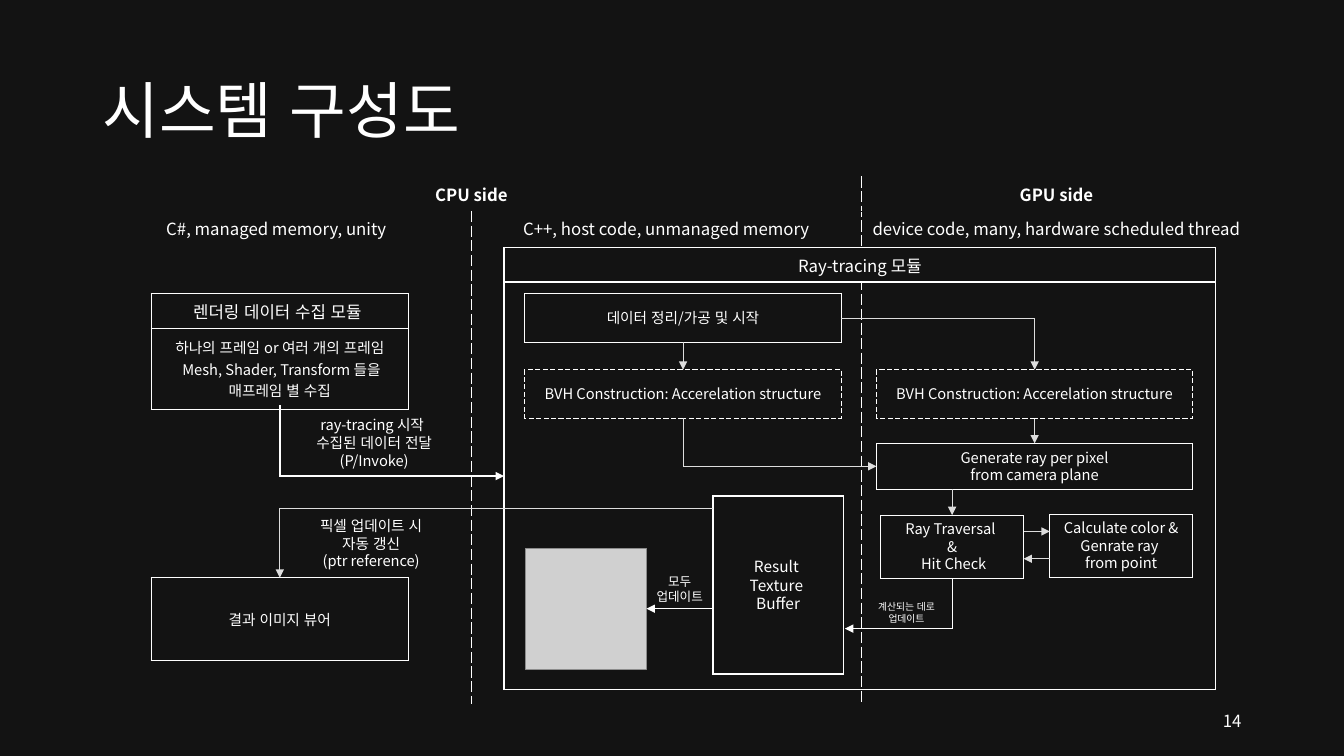
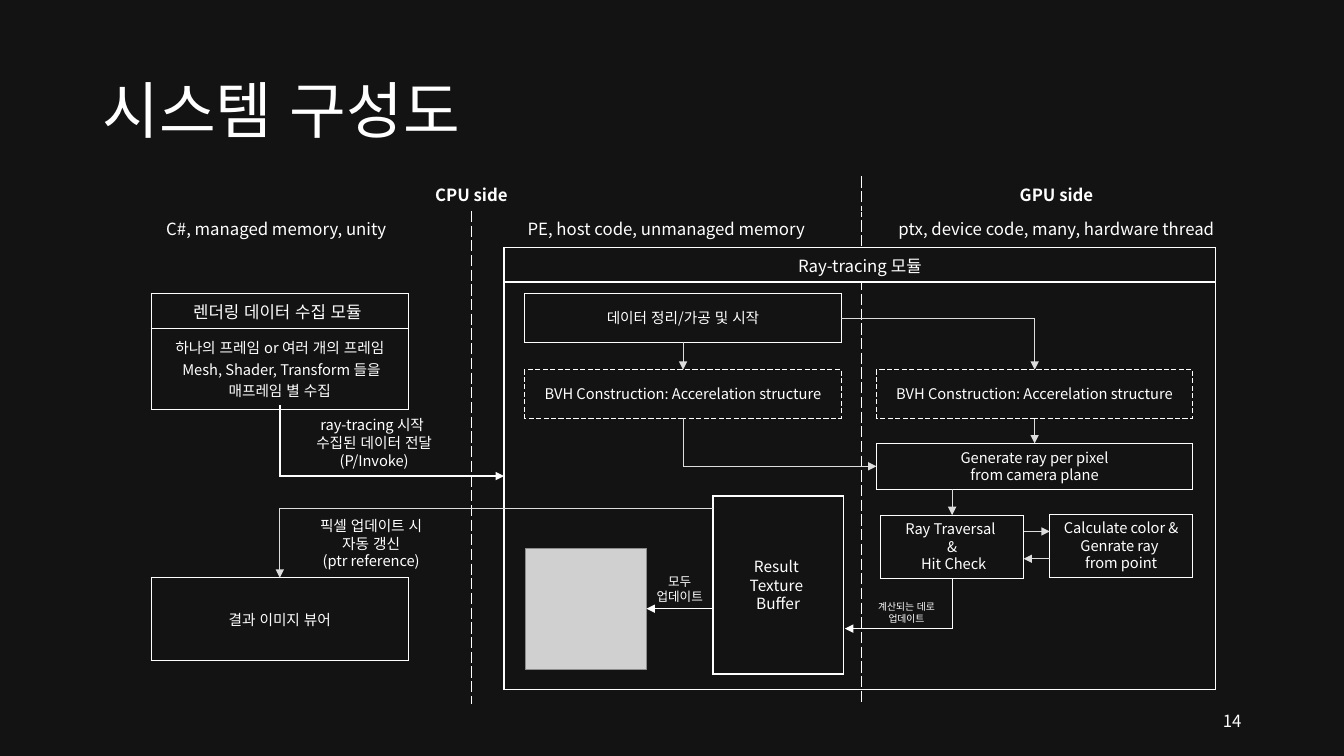
Before and after one commit to SEETHELGIHT/CapstonePlanning, a slide deck: slide 14 of doc/GPU-Accelerated_Ray_Tracing.pptx. Drawn at 1344x756 pixels with LibreOffice and Linux fonts; fonts in the diff are those of the drawing; grey boxes stand for pictures. Boxes give left, top, right and bottom in pixels: in the first picture for what was removed or moved away, otherwise in the second. Text is boxed around its words. In the diff, an @@ line names an element or a change of style, - is before the commit and + after.

```diff
--- a/doc/GPU-Accelerated_Ray_Tracing.pptx
+++ b/doc/GPU-Accelerated_Ray_Tracing.pptx
@@ table at [82, 177, 1252, 702] @@
-row 2, column 2: C++, host code, unmanaged memory
+row 2, column 2: PE, host code, unmanaged memory
-row 2, column 3: device code, many, hardware scheduled thread
+row 2, column 3: ptx, device code, many, hardware thread
```
Also in this commit, not shown: 8 other slides changed.
